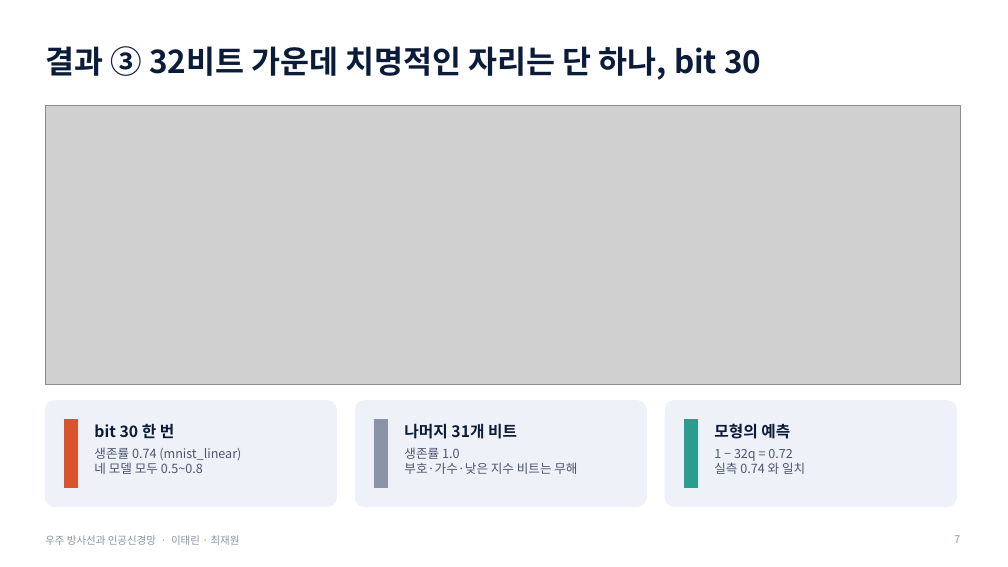
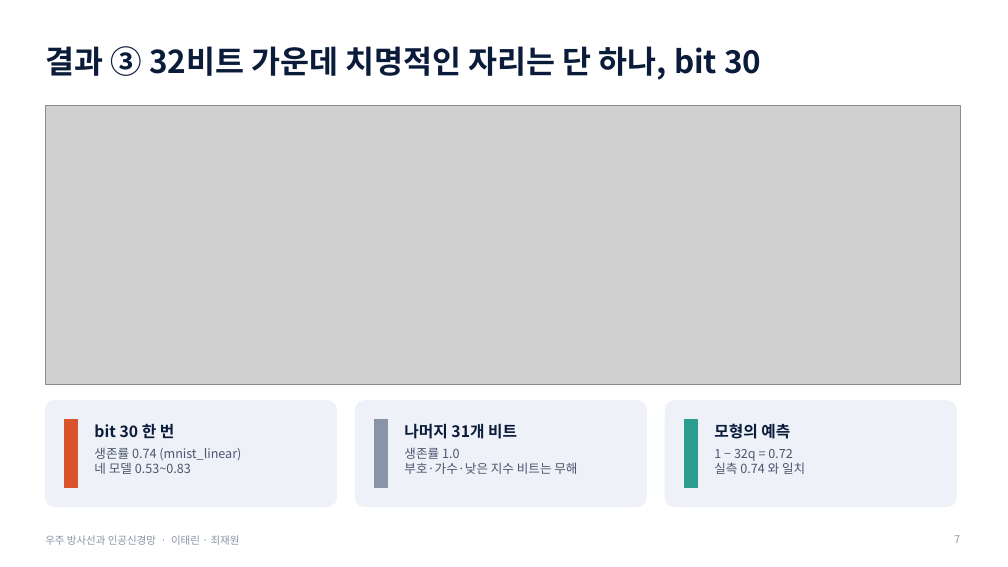
Before and after one commit to SJinLee/AI-in-Space, a slide deck: slide 7 of presentation/slides.pptx. Drawn at 1008x567 pixels with LibreOffice and Linux fonts; fonts in the diff are those of the drawing; grey boxes stand for pictures. Boxes give left, top, right and bottom in pixels: in the first picture for what was removed or moved away, otherwise in the second. Text is boxed around its words. In the diff, an @@ line names an element or a change of style, - is before the commit and + after.

```diff
--- a/presentation/slides.pptx
+++ b/presentation/slides.pptx
@@ text at bbox=[94, 460, 191, 474]: text changed @@
-네 모델 모두 0.5~0.8
+네 모델 0.53~0.83
```
Also in this commit, not shown: 5 other slides changed, 53 other files.
